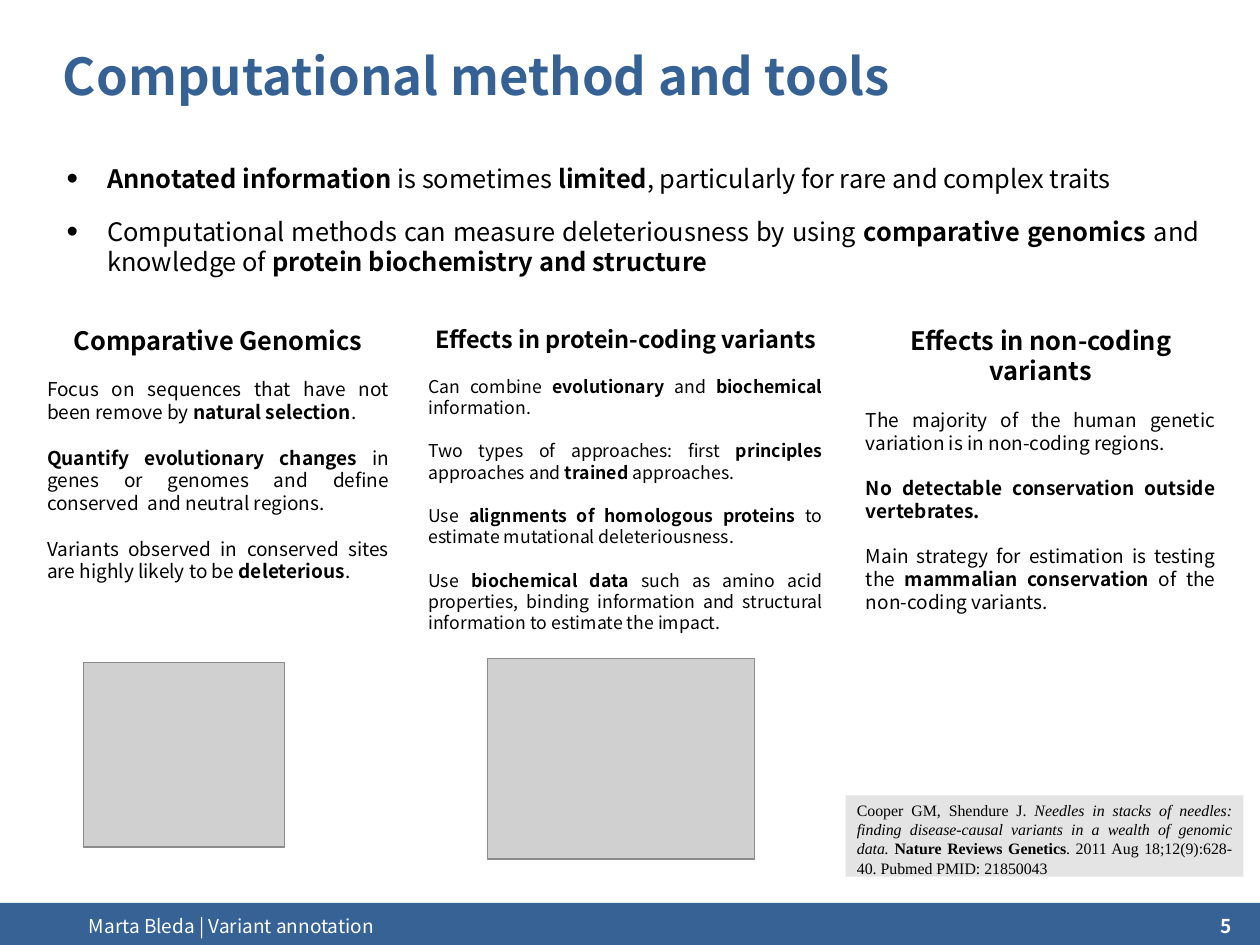
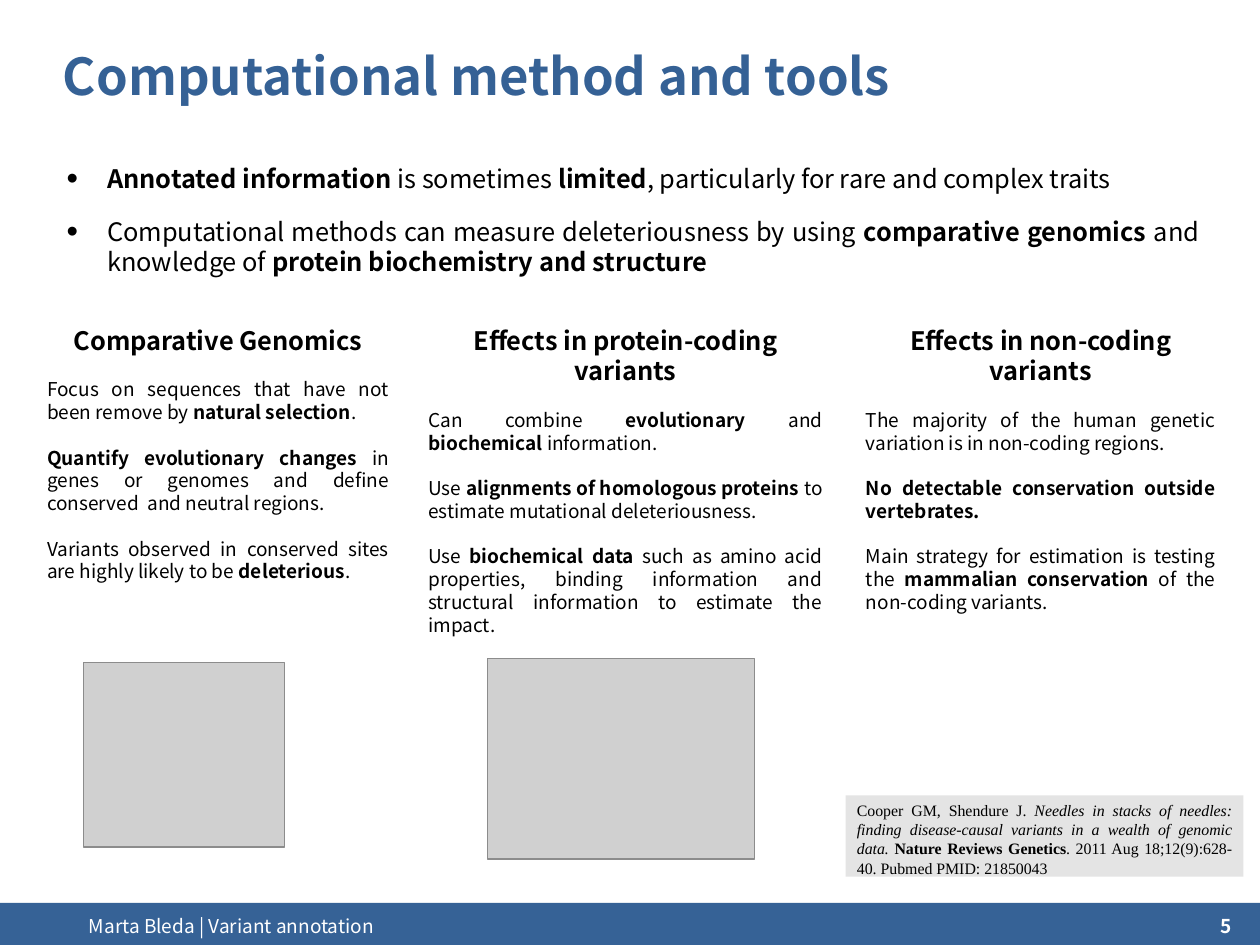
Before and after one commit to ngs-course/ngs-course.github.io, a slide deck: slide 5 of Course_Materials/variant_annotation/presentation/2014-Cambridge_variant_annotation.odp. Drawn at 1260x945 pixels with LibreOffice and Linux fonts; fonts in the diff are those of the drawing; grey boxes stand for pictures; background and template pictures are left out. Boxes give left, top, right and bottom in pixels: in the first picture for what was removed or moved away, otherwise in the second. Text is boxed around its words. In the diff, an @@ line names an element or a change of style, - is before the commit and + after.

Commit message:
Variant annotation updated

```diff
--- a/Course_Materials/variant_annotation/presentation/2014-Cambridge_variant_annotation.odp
+++ b/Course_Materials/variant_annotation/presentation/2014-Cambridge_variant_annotation.odp
@@ text "Effects in protein-coding variants" at [428, 329, 822, 637]: size 14.8 to 16 pt in "Effects in protein-coding variants"; size 11.1 to 12 pt in "Can combine evolutionary and biochemical information.", "Use alignments of homologous proteins to estimate ...", "Use biochemical data such as amino acid ..." @@
@@ text at [428, 442, 823, 483]: paragraph removed @@
-Two types of approaches: first principles approaches and trained approaches.
```
Also in this commit, not shown: 5 other slides changed, 8 other files.
